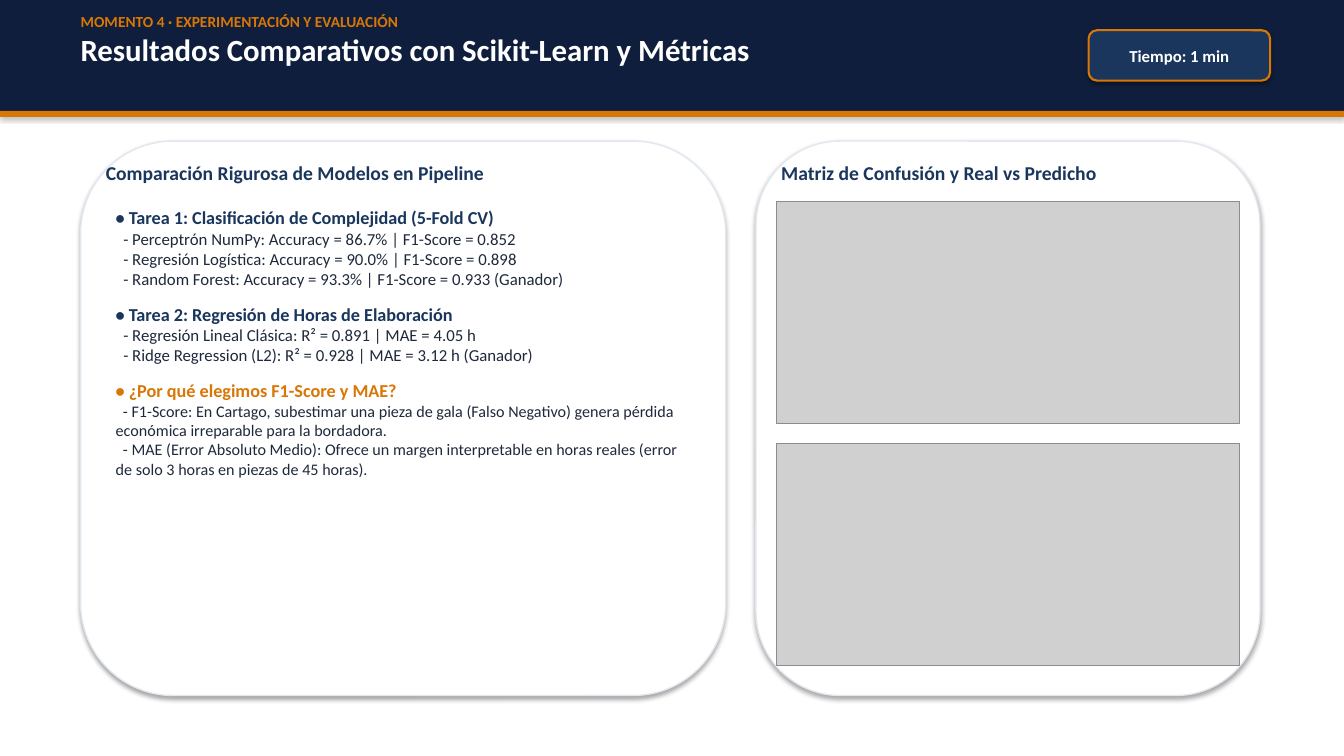
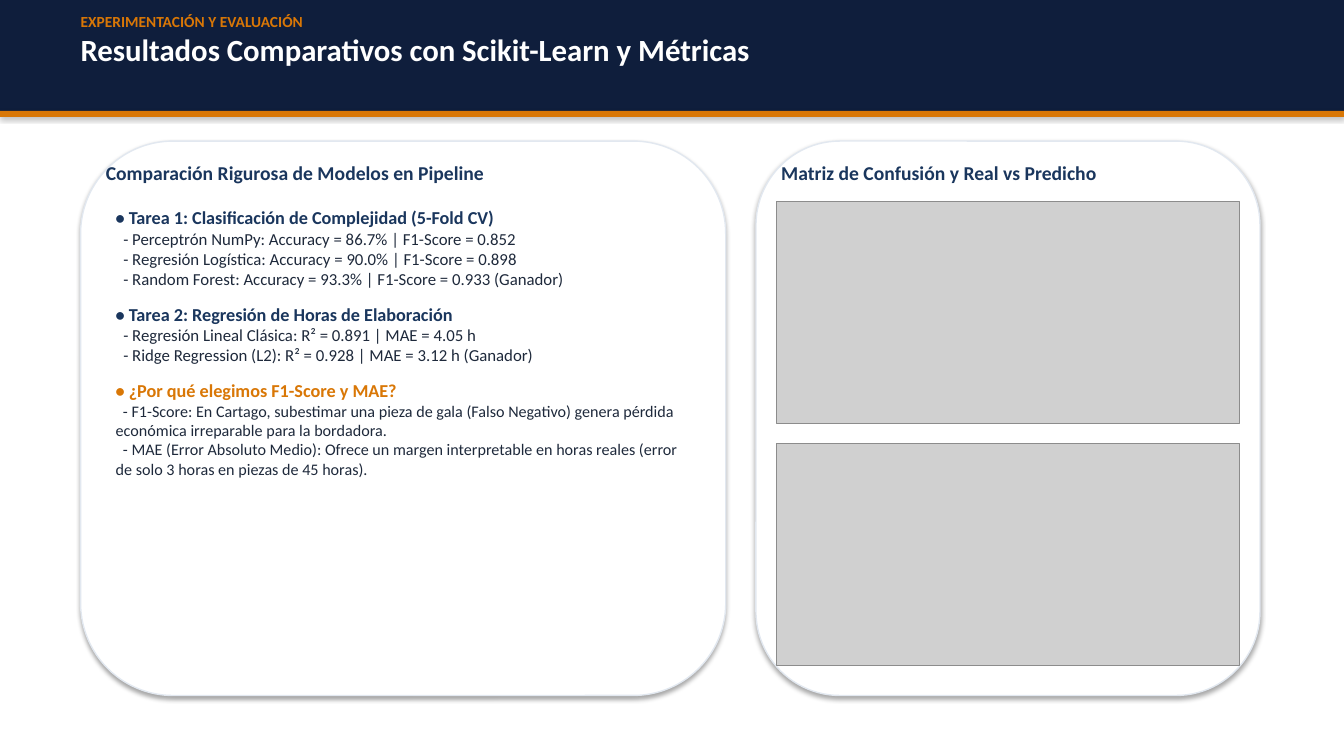
Before and after one commit to Cruz1905/curso-inteligencia-artificial, a slide deck: slide 5 of proyecto/Presentacion_Proyecto_Final_Grupo02_BordadosCartago.pptx. Drawn at 1344x756 pixels with LibreOffice and Linux fonts; fonts in the diff are those of the drawing; grey boxes stand for pictures. Boxes give left, top, right and bottom in pixels: in the first picture for what was removed or moved away, otherwise in the second. Text is boxed around its words. In the diff, an @@ line names an element or a change of style, - is before the commit and + after.

Commit message:
style(diapositivas): remover insignias de tiempo y referencias a minutos de las diapositivas

```diff
--- a/proyecto/Presentacion_Proyecto_Final_Grupo02_BordadosCartago.pptx
+++ b/proyecto/Presentacion_Proyecto_Final_Grupo02_BordadosCartago.pptx
@@ text at (x1=81, y1=14, x2=303, y2=27): text changed @@
-MOMENTO 4 · EXPERIMENTACIÓN Y EVALUACIÓN
+EXPERIMENTACIÓN Y EVALUACIÓN
@@ rounded rectangle removed at (x1=1089, y1=30, x2=1270, y2=81) @@
-Tiempo: 1 min
```
Also in this commit, not shown: 6 other slides changed, 4 other files.
